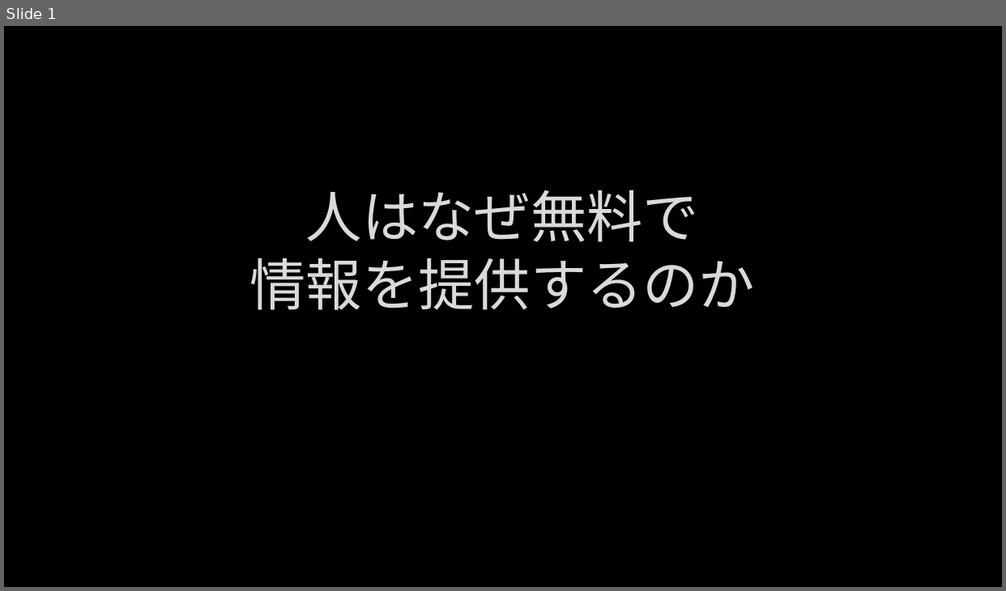
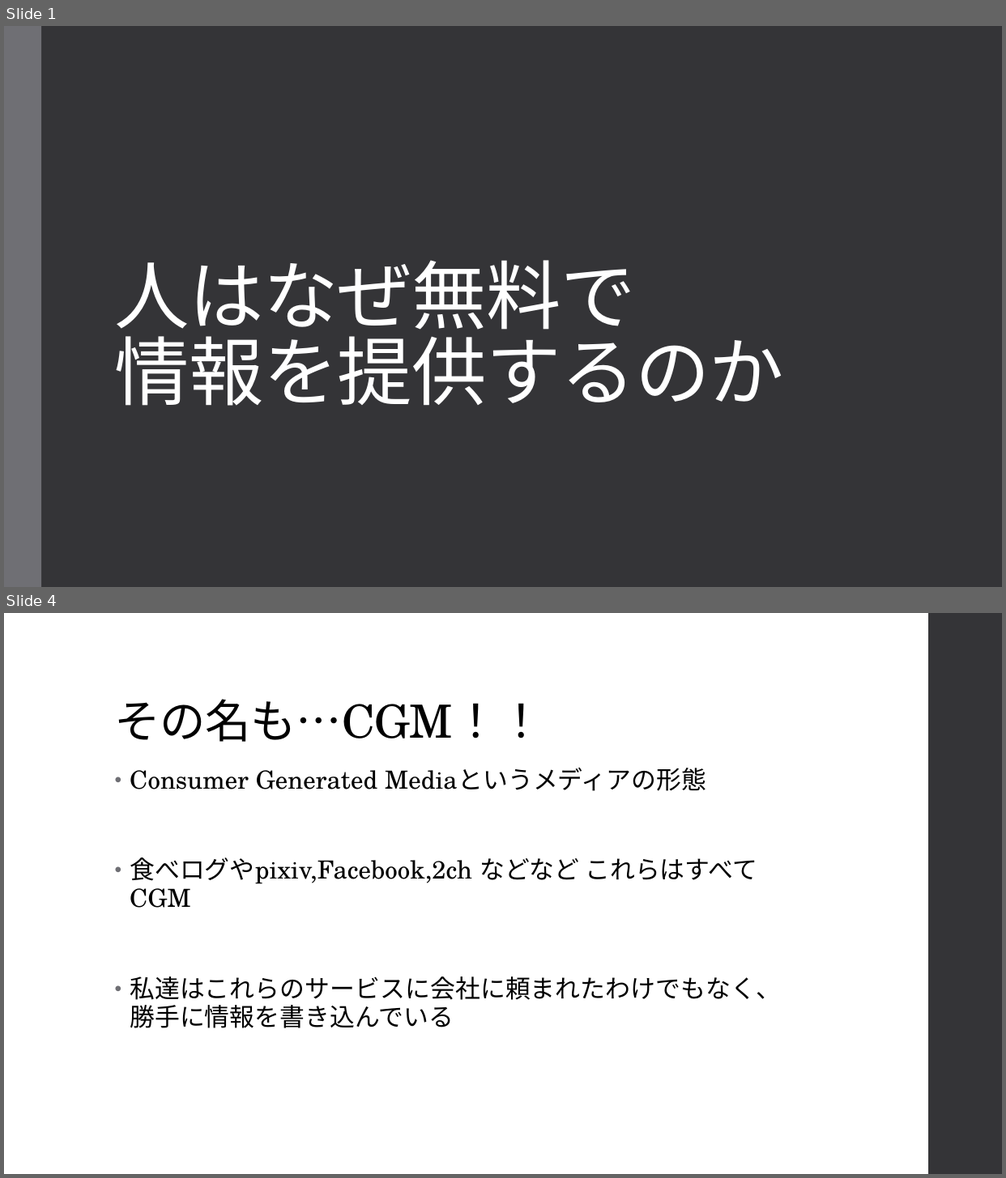
Before and after one commit to TamuEx/business, a slide deck: business_document/人はなぜ無料で情報を提供するのか.pptx. Shown one above the other, each under a label of ours: slide 1 before the commit, slides 1 and 4 after it; the slides between them are not shown. The pictures are 1006x591 and 1006x1178 pixels, drawn with LibreOffice and Linux fonts; fonts in the diff are those of the drawing; background and template pictures are left out. Boxes give left, top, right and bottom in pixels: in the first picture for what was removed or moved away, otherwise in the second. Text is boxed around its words. In the diff, an @@ line names an element or a change of style, - is before the commit and + after.

```diff
--- a/business_document/人はなぜ無料で情報を提供するのか.pptx
+++ b/business_document/人はなぜ無料で情報を提供するのか.pptx
@@ slide 4 added at [4,613,1002,1174], background #FFFFFF @@
@@ rectangle added at [928,613,1002,1174], fill #353537 @@
@@ title added at [115,699,544,742], 44 pt, text #000000 @@
+その名も…CGM！！
@@ text added at [130,768,781,1029], 24 pt, text #000000 @@
+• Consumer Generated Mediaというメディアの形態
+• 食べログやpixiv,Facebook,2ch などなど これらはすべてCGM
+• 私達はこれらのサービスに会社に頼まれたわけでもなく、勝手に情報を書き込んでいる
@@ slide 1 changed as well @@
@@ background picture (left out) to #353537 @@
@@ rectangle added at [4,26,41,587], fill #6F6F74 @@
@@ title "人はなぜ無料で 情報を提供するのか": place and size @@
-title "人はなぜ無料で 情報を提供するのか" at [250,190,756,310]
+title "人はなぜ無料で 情報を提供するのか" at [115,260,784,406]
@@ title "人はなぜ無料で 情報を提供するのか" at [115,260,784,406]: size 54 to 72 pt, font Lato to TeX Gyre Schola, text colour #DADADA to #FFFFFF, letter spacing 0 to -0.5 pt, letter outline #404040 0.75 pt to none; alignment centre to left; line spacing 1 to 0.85 @@
```
Also in this commit, not shown: 10 other slides added.
